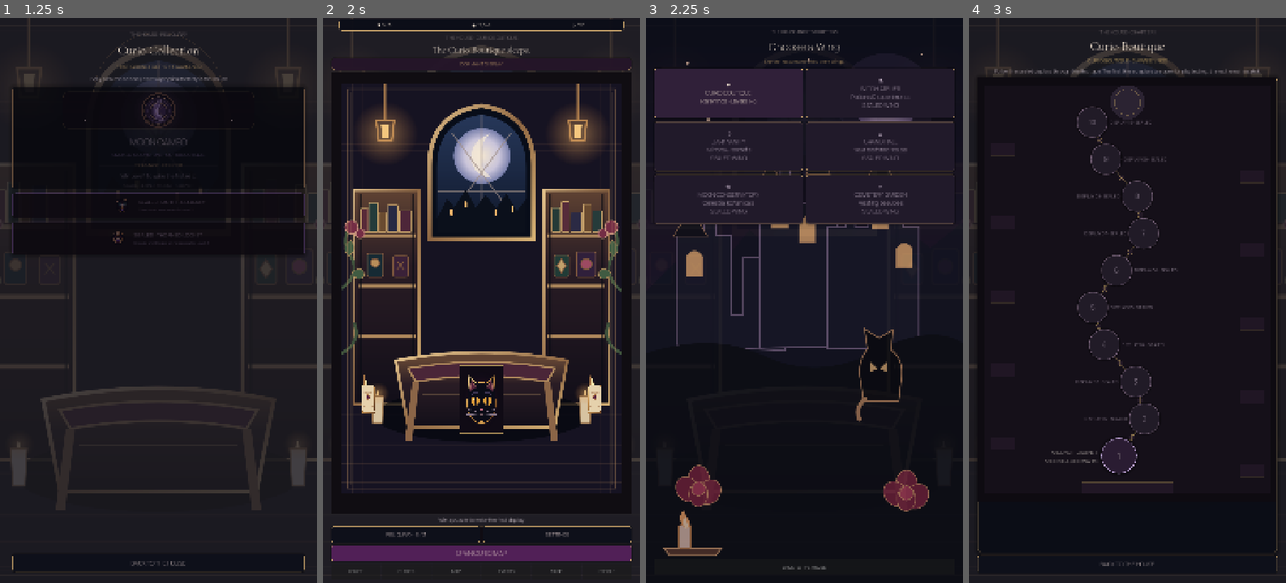
Above: before the commit, frames 1-4 (left to right).
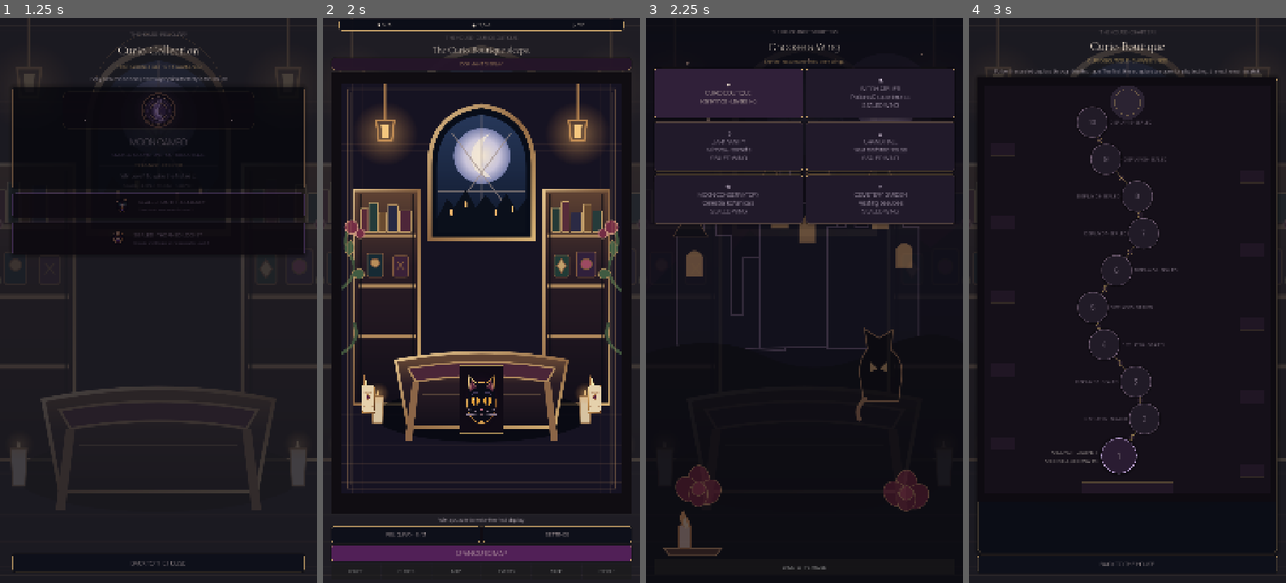
Above: after the commit, the same moments.

Repository: Jay-prodesign/akilta-match3
Game: Godot game, scene res://src/app/app_bootstrap.tscn
Same seed, same stepped clock (60 frames per second), same inputs: the game is played once before the commit and once after it.
Inputs:
- Up to frame 1 (1.25 s): click "RELIQUARY · 0 / 3" at 0.5 s
- Up to frame 2 (2 s): click "BACK TO THE HOUSE" at 1.25 s
- Up to frame 3 (2.25 s): click "OPEN CURIO MAP" at 2 s
- Up to frame 4 (3 s): click "✦ CURIO BOUTIQUE Rare finds ·…" at 2.75 s

Frames 1-2 are identical in both runs. In frame 3, 3.9% of the frame differs, in the area x 5-90%, y 6-96%; in frame 4, nothing differs.

Commit message:
fix(chapters): keep world art behind the chapter UI and clarify sealed wings

Diff:
--- a/src/ui/map/chapter_select.gd
+++ b/src/ui/map/chapter_select.gd
@@ -25,7 +25,7 @@
 	world_art.stretch_mode = TextureRect.STRETCH_KEEP_ASPECT_COVERED
 	world_art.modulate = Color(0.90, 0.82, 0.90, 0.72)
 	add_child(world_art)
-	move_child(world_art, 1)
+	move_child(world_art, 0)
 	var eyebrow := Label.new()
 	eyebrow.text = "THE HOUSE AND ITS CHAPTERS"
 	eyebrow.horizontal_alignment = HORIZONTAL_ALIGNMENT_CENTER
@@ -68,10 +68,10 @@
 		button.text = "%s\n%s\n%s%s" % [String(data["glyph"]), String(data["name"]), String(data["detail"]), "" if bool(data["open"]) else "\nSEALED WING"]
 		button.add_theme_font_size_override("font_size", 20)
 		button.add_theme_color_override("font_color", Color("#F4E5D3"))
-		button.add_theme_color_override("font_disabled_color", Color("#B6A6B9"))
+		button.add_theme_color_override("font_disabled_color", Color("#D2C4D7"))
 		var box := StyleBoxFlat.new()
 		box.bg_color = Color("#302039") if bool(data["open"]) else Color("#211A2A")
-		box.border_color = Color("#D5AD70", 0.85 if bool(data["open"]) else 0.42)
+		box.border_color = Color("#D5AD70", 0.92 if bool(data["open"]) else 0.62)
 		box.set_border_width_all(1)
 		box.set_corner_radius_all(8)
 		box.shadow_color = Color(0,0,0,0.4)
